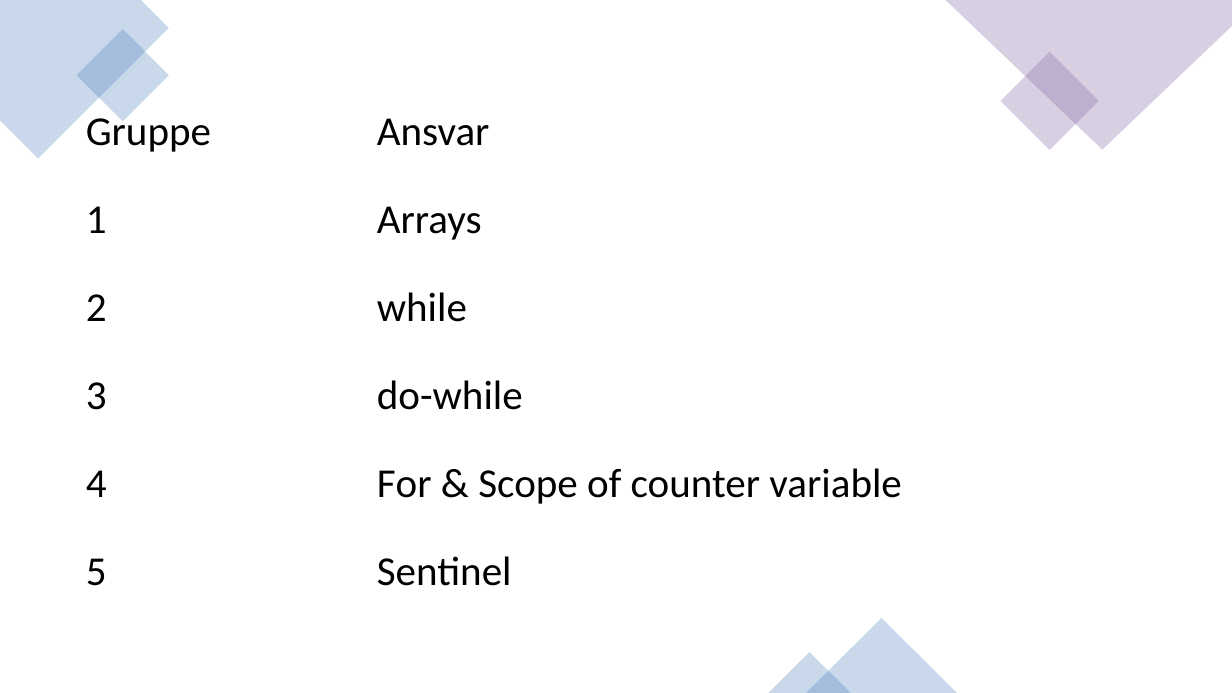
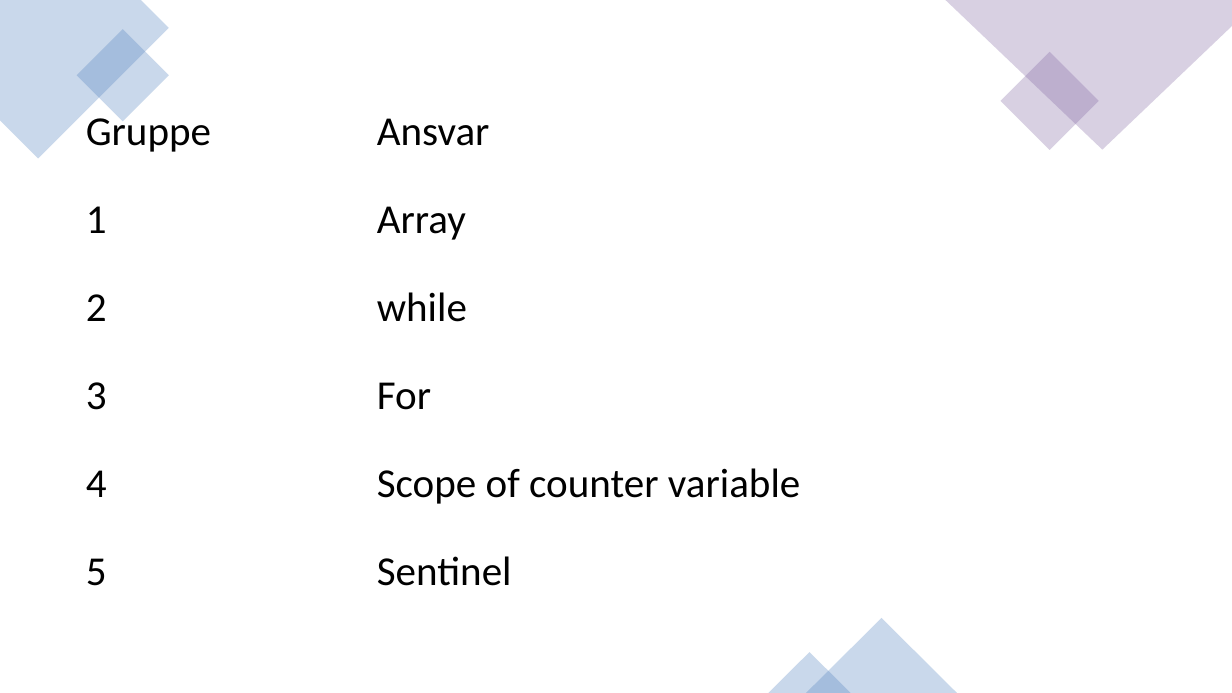
Before and after one commit to xiaoleibi/DMU26, a slide deck: slide 27 of ppt/uge39Loops_part1.pptx (slide 26 before the commit). Drawn at 1232x693 pixels with LibreOffice and Linux fonts; fonts in the diff are those of the drawing. Boxes give left, top, right and bottom in pixels: in the first picture for what was removed or moved away, otherwise in the second. Text is boxed around its words. In the diff, an @@ line names an element or a change of style, - is before the commit and + after.

```diff
--- a/ppt/uge39Loops_part1.pptx
+++ b/ppt/uge39Loops_part1.pptx
@@ table at [65,82,1167,611] @@
-row 2, column 2: Arrays
+row 2, column 2: Array
-row 4, column 2: do-while
+row 4, column 2: For
-row 5, column 2: For & Scope of counter variable
+row 5, column 2: Scope of counter variable
```
Also in this commit, not shown: 5 other slides changed, 1 slide added.
